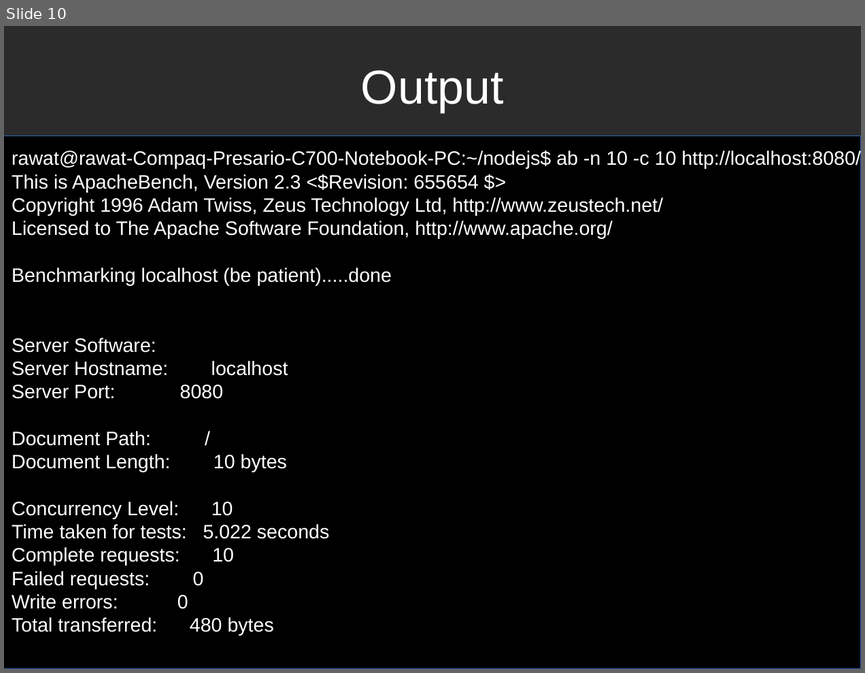
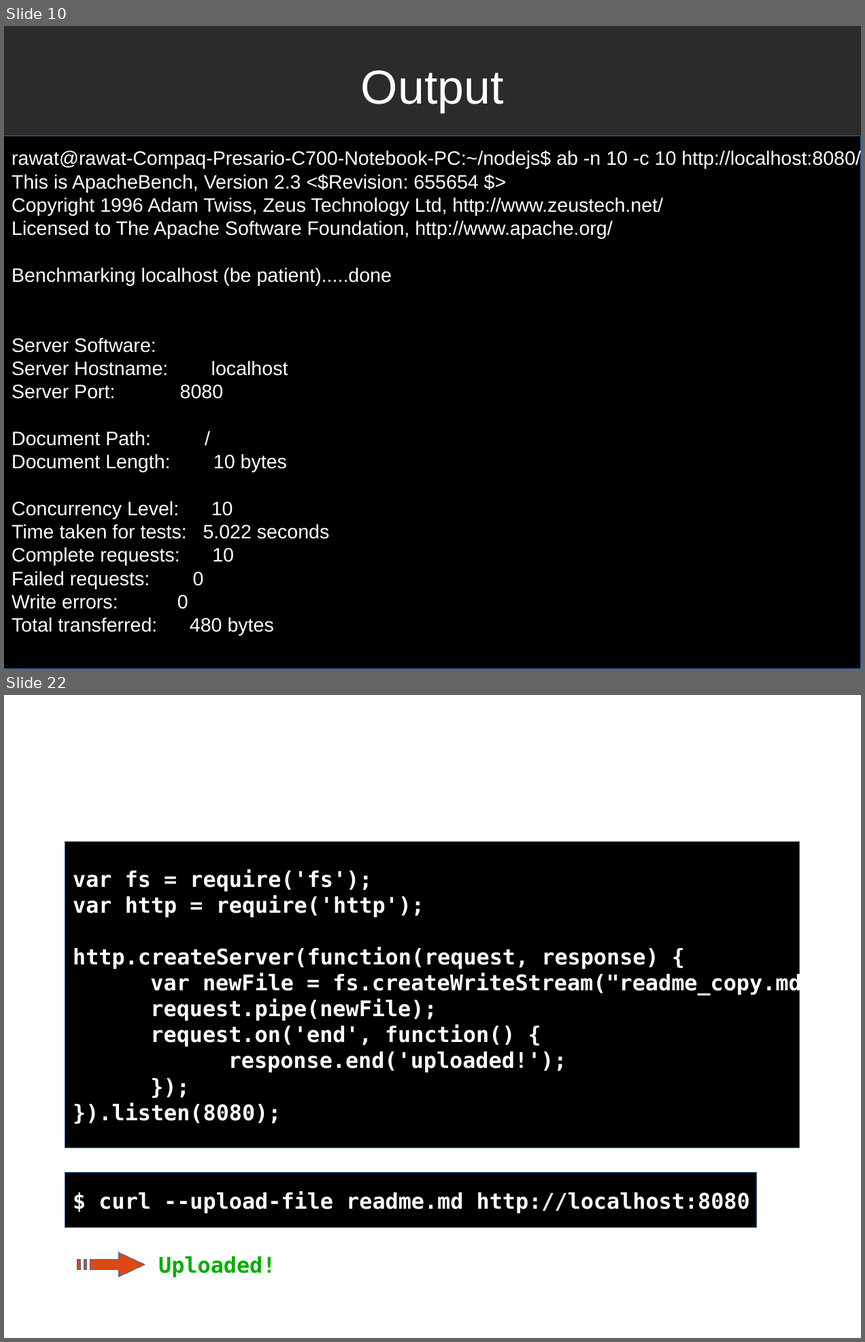
Before and after one commit to pkrawat1/nodejs, a slide deck: josh_talk.odp. Shown one above the other, each under a label of ours: slide 10 before the commit, slides 10 and 22 after it; the slides between them are not shown. The pictures are 865x673 and 865x1342 pixels, drawn with LibreOffice and Linux fonts; fonts in the diff are those of the drawing; background and template pictures are left out; a plain dark background stands for a picture behind light text. Boxes give left, top, right and bottom in pixels: in the first picture for what was removed or moved away, otherwise in the second. Text is boxed around its words. In the diff, an @@ line names an element or a change of style, - is before the commit and + after.

```diff
--- a/josh_talk.odp
+++ b/josh_talk.odp
@@ slide 22 added at (x1=4, y1=695, x2=861, y2=1338), background picture (left out) @@
@@ title added at (x1=47, y1=721, x2=818, y2=787), 44 pt, text #FFFFFF @@
+UPLOAD A FILE
@@ rectangle added at (x1=65, y1=842, x2=800, y2=1149), fill #000000, outline #3465AF 0 pt, 20 pt, text #FFFFFF, bold @@
+var fs = require('fs');
+var http = require('http');
+http.createServer(function(request, response) {
+var newFile = fs.createWriteStream("readme_copy.md");
+request.pipe(newFile);
+request.on('end', function() {
+response.end('uploaded!');
+});
+}).listen(8080);
@@ rectangle added at (x1=65, y1=1172, x2=757, y2=1227), fill #000000, outline #3465AF 0 pt, 20 pt, text #FFFFFF, bold @@
+$ curl --upload-file readme.md http://localhost:8080
@@ freeform shape added at (x1=77, y1=1253, x2=145, y2=1276), fill #DD4814, outline #3465AF 0 pt @@
@@ text added at (x1=158, y1=1256, x2=275, y2=1277), 20 pt, text #00AE00, bold @@
+Uploaded!
```
Also in this commit, not shown: 13 other slides added, 1 slide removed, 2 other files.
